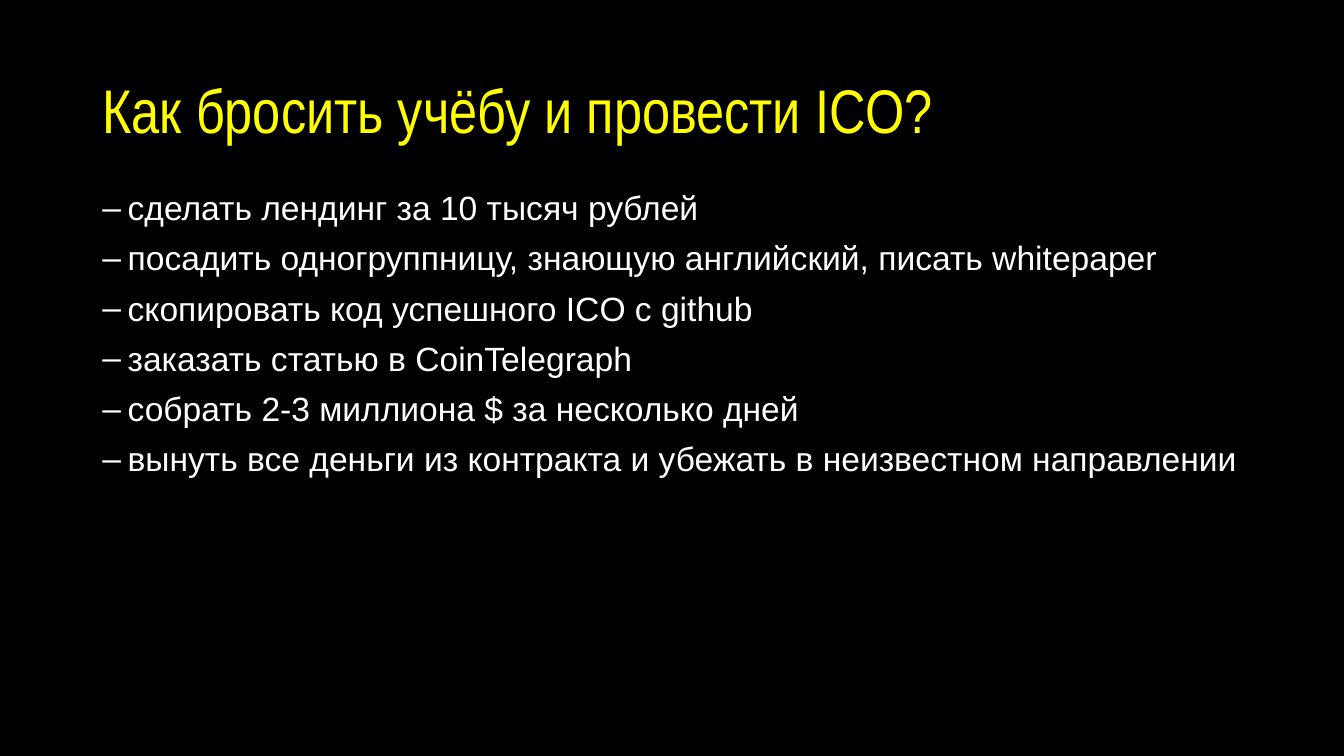
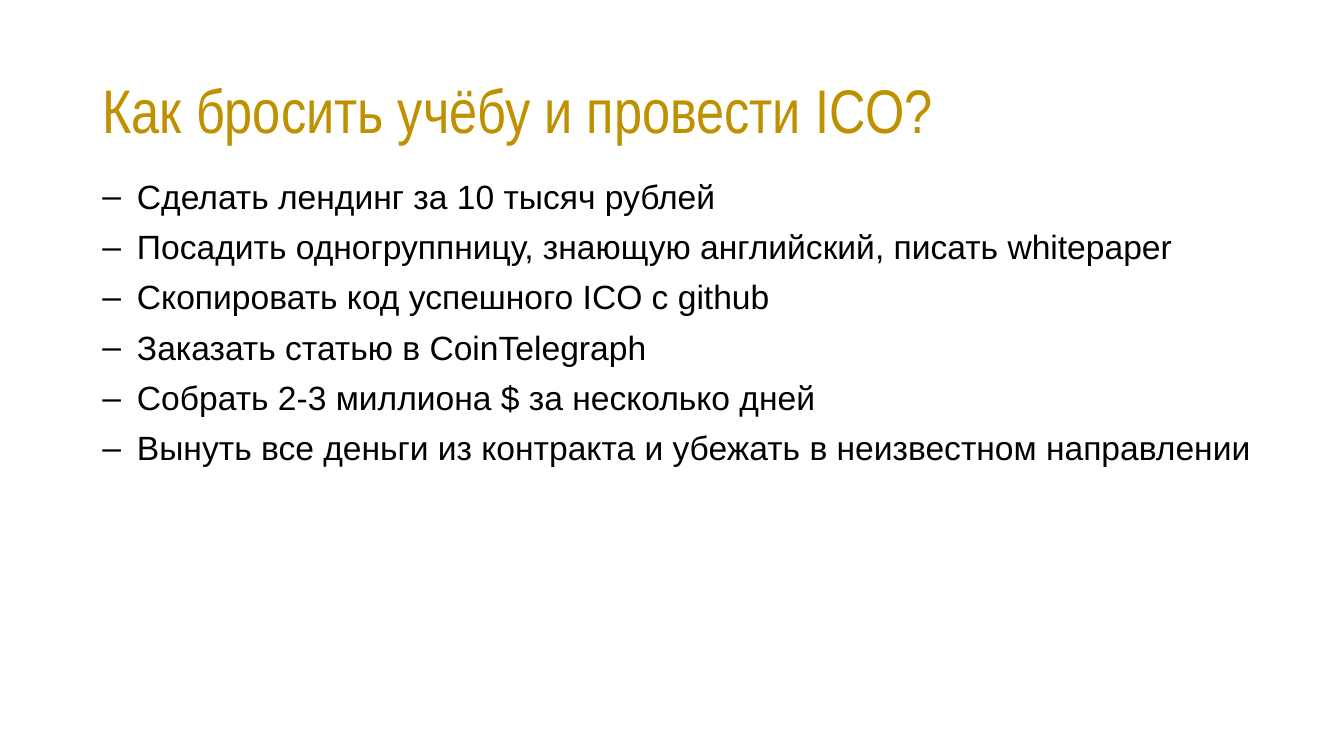
Before and after one commit to misteraverin/blockchain-materials, a slide deck: slide 59 of bittalk_max.pptx (slide 41 before the commit). Drawn at 1344x756 pixels with LibreOffice and Linux fonts; fonts in the diff are those of the drawing. Boxes give left, top, right and bottom in pixels: in the first picture for what was removed or moved away, otherwise in the second. Text is boxed around its words. In the diff, an @@ line names an element or a change of style, - is before the commit and + after.

```diff
--- a/bittalk_max.pptx
+++ b/bittalk_max.pptx
@@ background #000000 to #FFFFFF @@
@@ title "Как бросить учёбу и провести ..." at box(102, 88, 933, 145): text colour #FFFF00 to #BF9000 @@
@@ text at box(137, 184, 1250, 467): text changed; text colour #FFFFFF to #000000 @@
-– сделать лендинг за 10 тысяч рублей
-– посадить одногруппницу, знающую английский, писать whitepaper
-– скопировать код успешного ICO с github
-– заказать статью в CoinTelegraph
-– собрать 2-3 миллиона $ за несколько дней
-– вынуть все деньги из контракта и убежать в неизвестном направлении
+– Сделать лендинг за 10 тысяч рублей
+– Посадить одногруппницу, знающую английский, писать whitepaper
+– Скопировать код успешного ICO с github
+– Заказать статью в CoinTelegraph
+– Собрать 2-3 миллиона $ за несколько дней
+– Вынуть все деньги из контракта и убежать в неизвестном направлении
```
Also in this commit, not shown: 14 other slides changed, 19 slides added, 1 slide removed, 1 other file.
